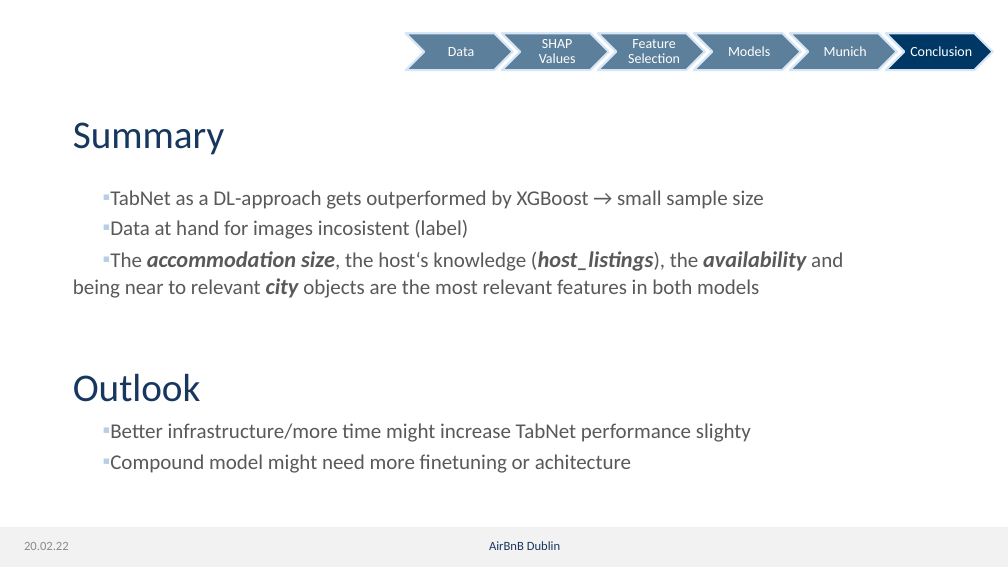
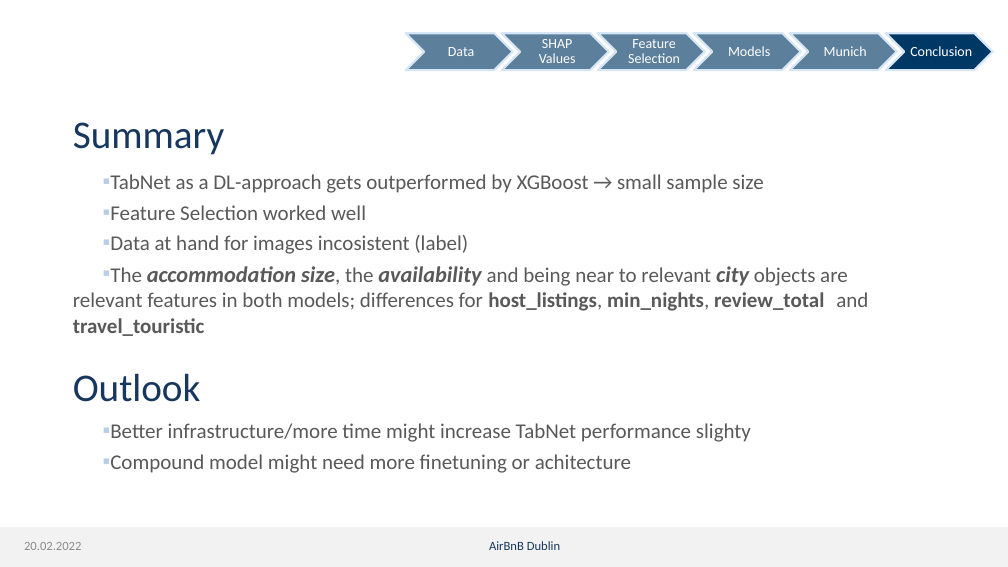
Before and after one commit to dmnk1308/DubAir, a slide deck: slide 33 of Präsi.pptx. Drawn at 1008x567 pixels with LibreOffice and Linux fonts; fonts in the diff are those of the drawing; background and template pictures are left out. Boxes give left, top, right and bottom in pixels: in the first picture for what was removed or moved away, otherwise in the second. Text is boxed around its words. In the diff, an @@ line names an element or a change of style, - is before the commit and + after.

Commit message:
presentation final

```diff
--- a/Präsi.pptx
+++ b/Präsi.pptx
@@ text "TabNet as a DL-approach gets ...": place and size @@
-text "TabNet as a DL-approach gets ..." at (73, 190, 843, 298)
+text "TabNet as a DL-approach gets ..." at (73, 174, 868, 336)
@@ text at (110, 205, 366, 220): paragraph added @@
+▪ Feature Selection worked well
@@ text at (73, 266, 868, 336): text changed @@
-▪ The accommodation size, the host‘s knowledge (host_listings), the availability and being near to relevant city objects are the most relevant features in both models
+▪ The accommodation size, the availability and being near to relevant city objects are relevant features in both models; differences for host_listings, min_nights, review_total and travel_touristic
@@ text at (24, 542, 81, 550): text changed @@
-20.02.22
+20.02.2022
```
Also in this commit, not shown: 32 other slides changed.
